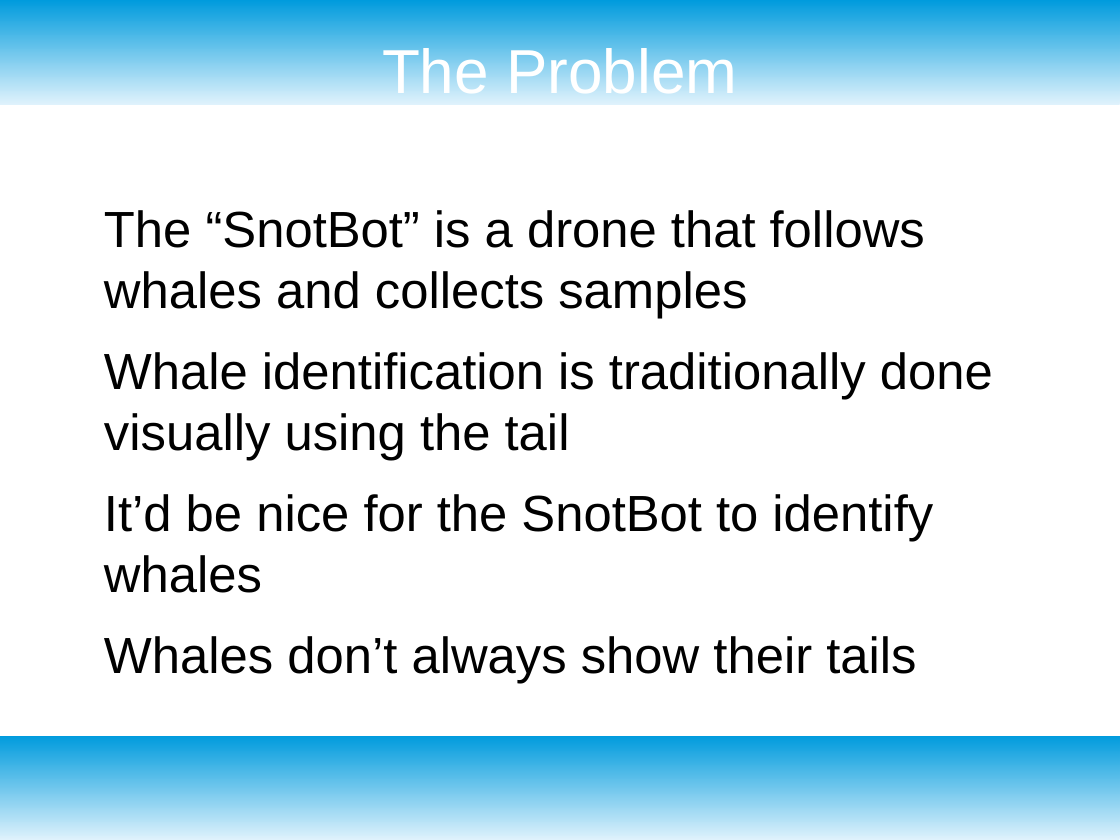
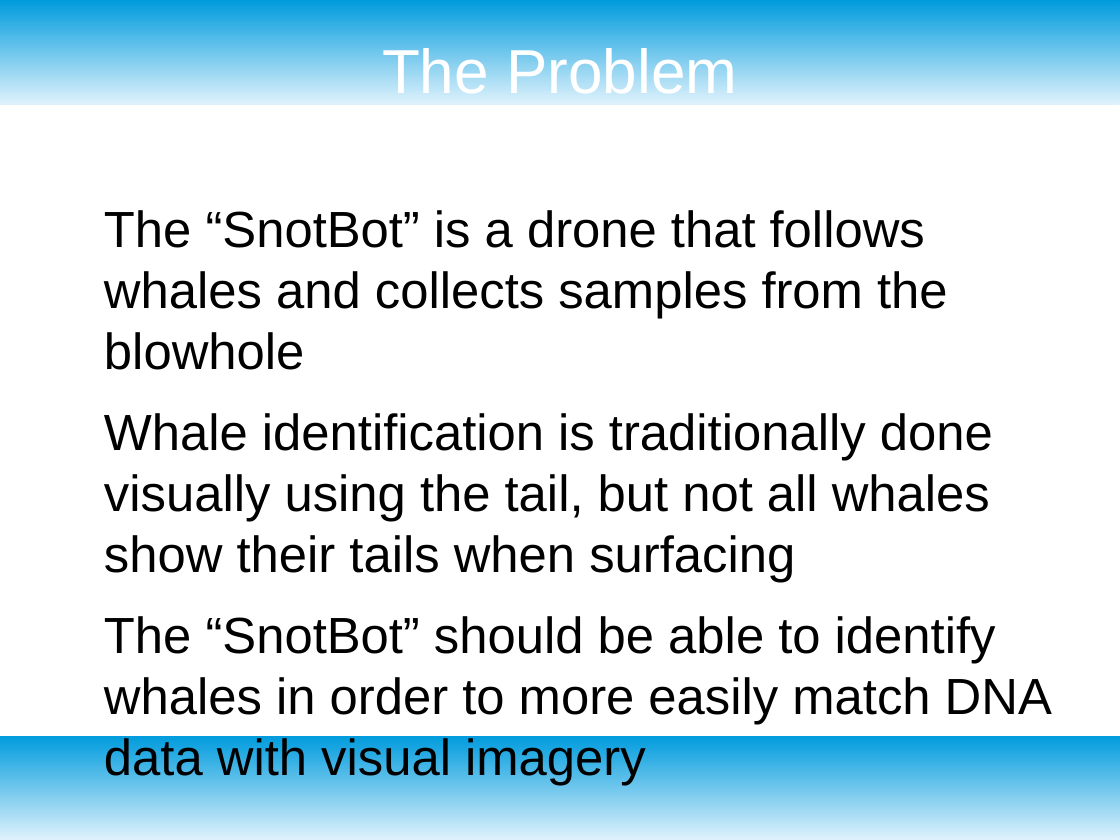
Before and after one commit to hackforthesea/whalematch, a slide deck: slide 2 of presentation.odp. Drawn at 1120x840 pixels with LibreOffice and Linux fonts; fonts in the diff are those of the drawing; background and template pictures are left out. Boxes give left, top, right and bottom in pixels: in the first picture for what was removed or moved away, otherwise in the second. Text is boxed around its words. In the diff, an @@ line names an element or a change of style, - is before the commit and + after.

Commit message:
Updated presentation

```diff
--- a/presentation.odp
+++ b/presentation.odp
@@ text at (104,210,1052,785): text changed @@
-● The “SnotBot” is a drone that follows whales and collects samples
-● Whale identification is traditionally done visually using the tail
-● It’d be nice for the SnotBot to identify whales
-● Whales don’t always show their tails
+● The “SnotBot” is a drone that follows whales and collects samples from the blowhole
+● Whale identification is traditionally done visually using the tail, but not all whales show their tails when surfacing
+● The “SnotBot” should be able to identify whales in order to more easily match DNA data with visual imagery
```
Also in this commit, not shown: 3 other slides changed, 5 slides added, 1 other file.
